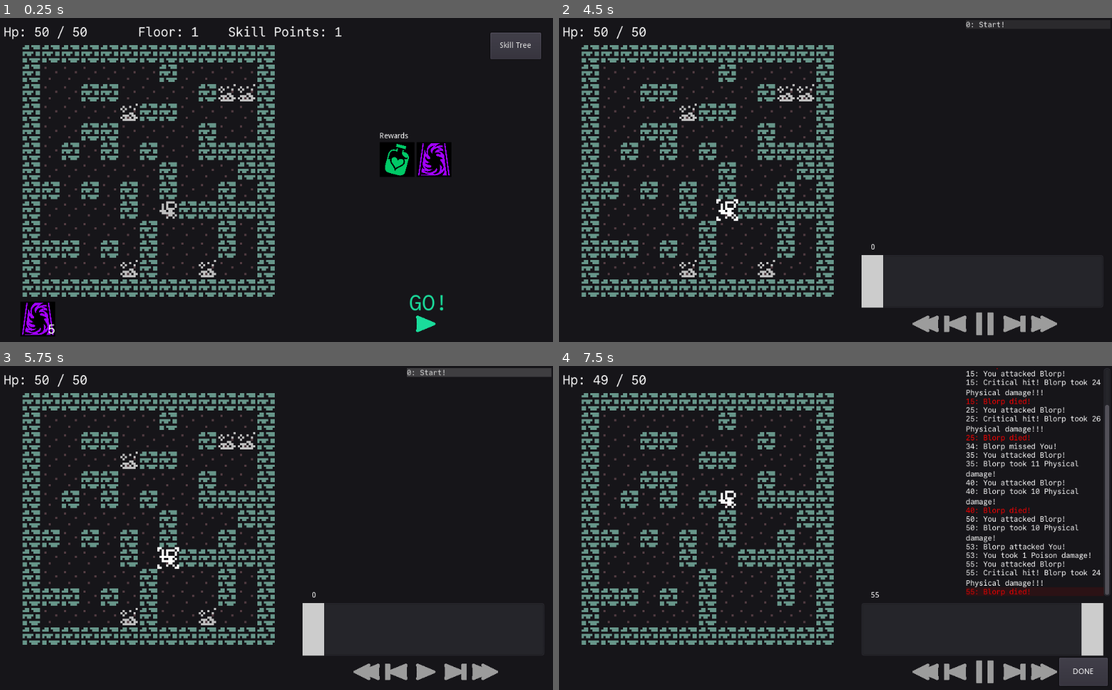
Above: before the commit, frames 1-4 (two rows, left to right).
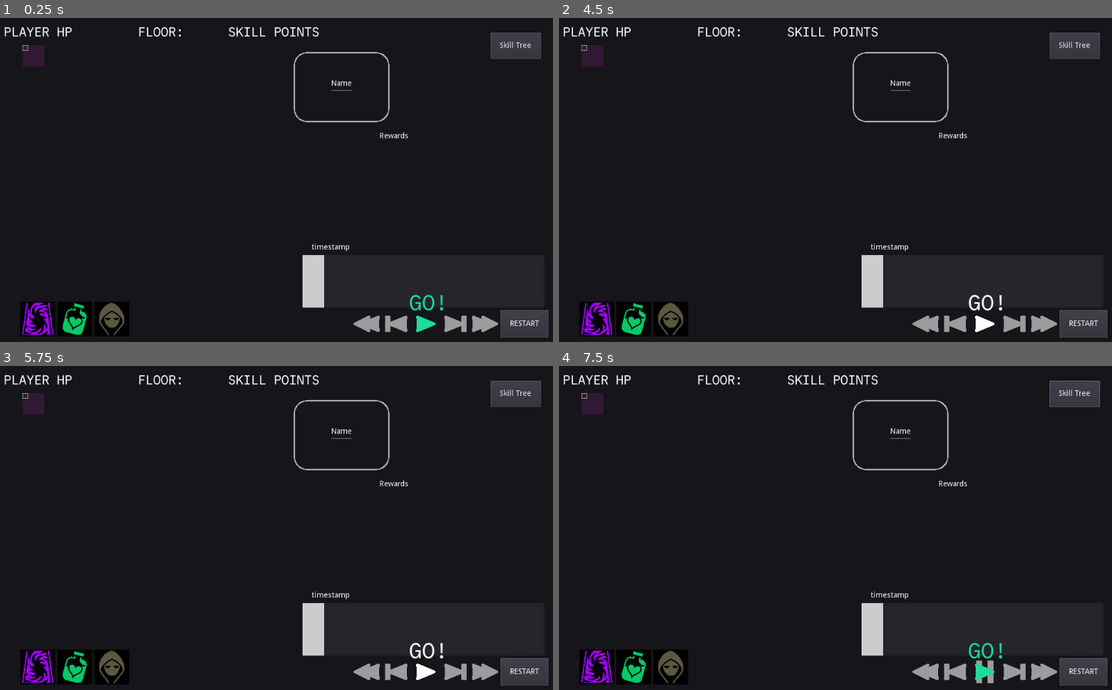
Above: after the commit, the same moments.

Repository: redxaxder/7DRL2024
Game: Godot game, scene res://main.tscn
Same seed, same stepped clock (60 frames per second), same inputs: the game is played once before the commit and once after it.
Inputs (mouse positions are in pixels of both pictures, inside the frame that each line leads up to; where the layout moved, square brackets give the same spot in the first picture):
- Up to frame 1 (0.25 s): no input
- Up to frame 2 (4.5 s): click (1084, 322) at 0.5 s, where only the run after the commit has a clickable "DONE"; click (1084, 322) at 1.25 s, where only the run after the commit has a clickable "DONE"; click (1084, 322) at 2 s, where only the run after the commit has a clickable "RESTART"; click (1084, 322) at 2.75 s, where only the run after the commit has a clickable "RESTART"; click (1084, 322) at 3.5 s, where only the run after the commit has a clickable "RESTART"; click (984, 316) at 4.25 s
- Up to frame 3 (5.75 s): click (425, 664) [481, 372] at 5 s
- Up to frame 4 (7.5 s): click (1073, 395) at 5.75 s, where only the run after the commit has a clickable "Skill Tree"; tap Enter at 6.5 s; move the mouse to (835, 528) at 6.52 s; hold D (right) 6.53-7.28 s; hold Space (toggle) 6.53-7.28 s; click (835, 528) at 6.67 s; move the mouse to (724, 544) at 7.27 s; hold S (down) from 7.28 s (still down); tap Space (toggle) at 7.35 s

The runs differ from the first frame. In frame 1, 16% of the frame differs, in the area x 0-100%, y 2-99%; in frame 2, 15%; in frame 3, 15%; in frame 4, 19%, in the area x 0-100%, y 0-99%.
Error after the commit: Parse Error: Too many arguments for "add_event()" call. Expected at most 1. (res://data/encounter/EncounterDriver.gd:102)

Commit message:
change history api

Diff:
--- a/data/encounter/EncounterDriver.gd
+++ b/data/encounter/EncounterDriver.gd
@@ -41,7 +41,7 @@
 		if !actor.get("inert"):
 			queue.insert(actor, actor.time_spent)
 
-	history.add_state(DataUtil.deep_dup(cur_state))
+	history.initialize(DataUtil.deep_dup(cur_state))
 
 
 func tick() -> bool:
@@ -99,7 +99,7 @@
 		assert(typeof(evt) != TYPE_ARRAY)
 		if evt.kind == EncounterEventKind.Kind.PrepareReaction:
 			reactions_to_prepare.append(evt)
-		history.add_event(evt)
+		history.add_event(DataUtil.deep_dup(cur_state), evt)
 		var triggered_events = EncounterCore.update(cur_state, evt)
 		if evt.kind == EncounterEventKind.Kind.Spawn:
 			#create the unit
@@ -111,7 +111,6 @@
 		for r in triggered_events:
 			assert(r != null)
 			assert(typeof(r) != TYPE_ARRAY)
-		history.add_state(DataUtil.deep_dup(cur_state))
 		triggered_events.shuffle()
 		events.append_array(triggered_events)
 	reactions_to_prepare.shuffle()
